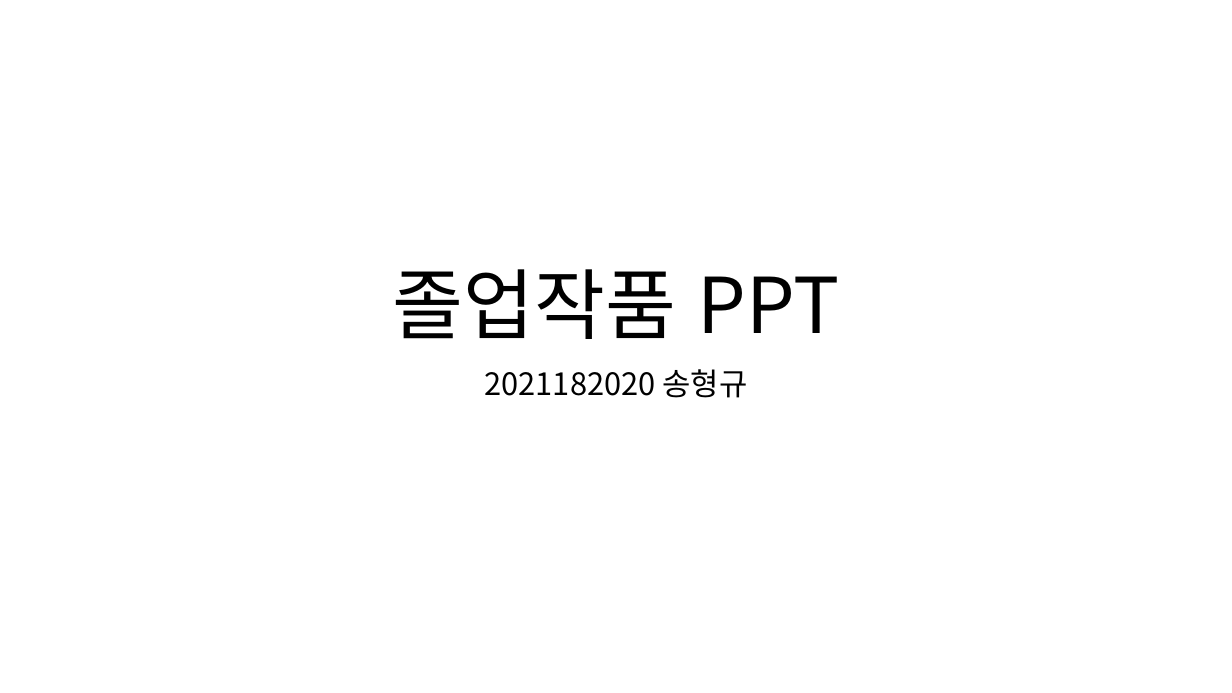
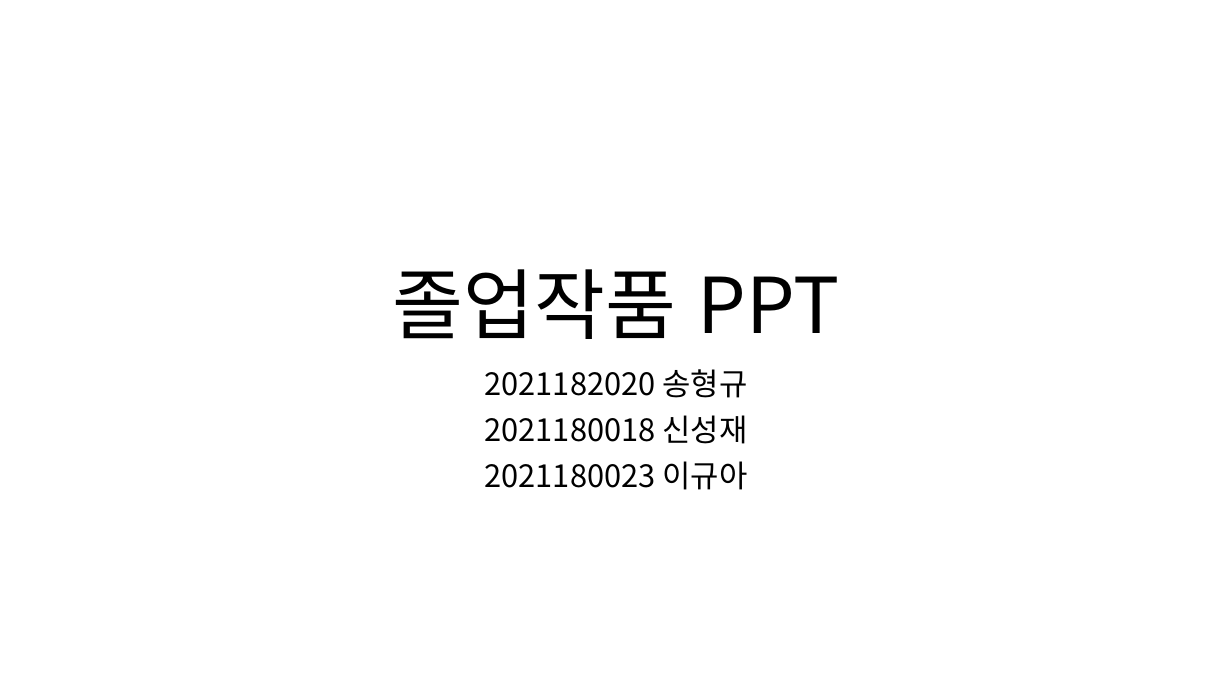
Before and after one commit to maru3172/ProjectJJ, a slide deck: slide 1 of Temp/HG/졸업작품 PPT.pptx. Drawn at 1232x693 pixels with LibreOffice and Linux fonts; fonts in the diff are those of the drawing. Boxes give left, top, right and bottom in pixels: in the first picture for what was removed or moved away, otherwise in the second. Text is boxed around its words. In the diff, an @@ line names an element or a change of style, - is before the commit and + after.

```diff
--- a/Temp/HG/졸업작품 PPT.pptx
+++ b/Temp/HG/졸업작품 PPT.pptx
@@ subtitle at (485,415,747,490): paragraphs added @@
+2021180018 신성재
+2021180023 이규아
```
Also in this commit, not shown: 4 other slides changed, 1 other file.
